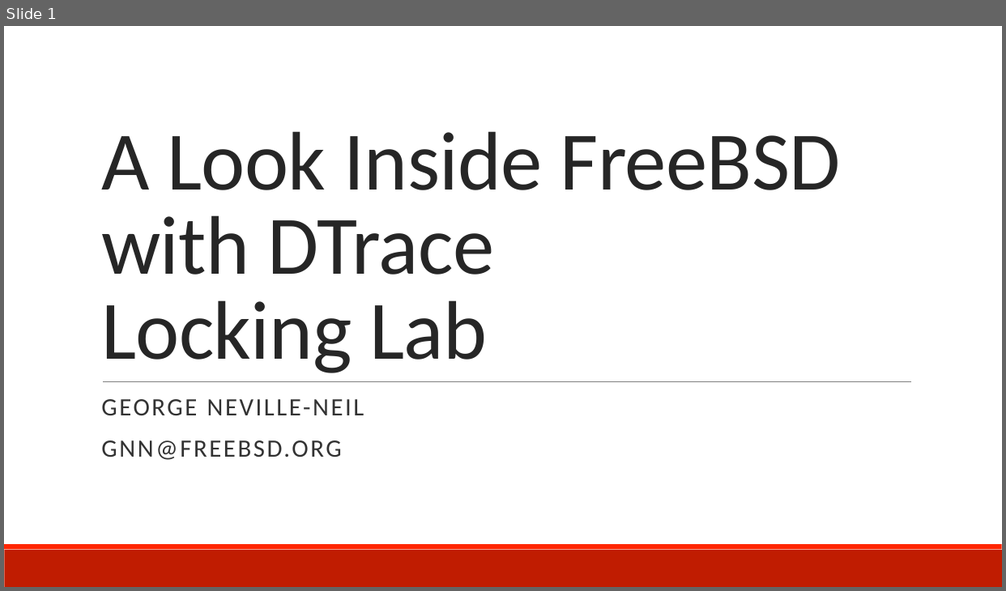
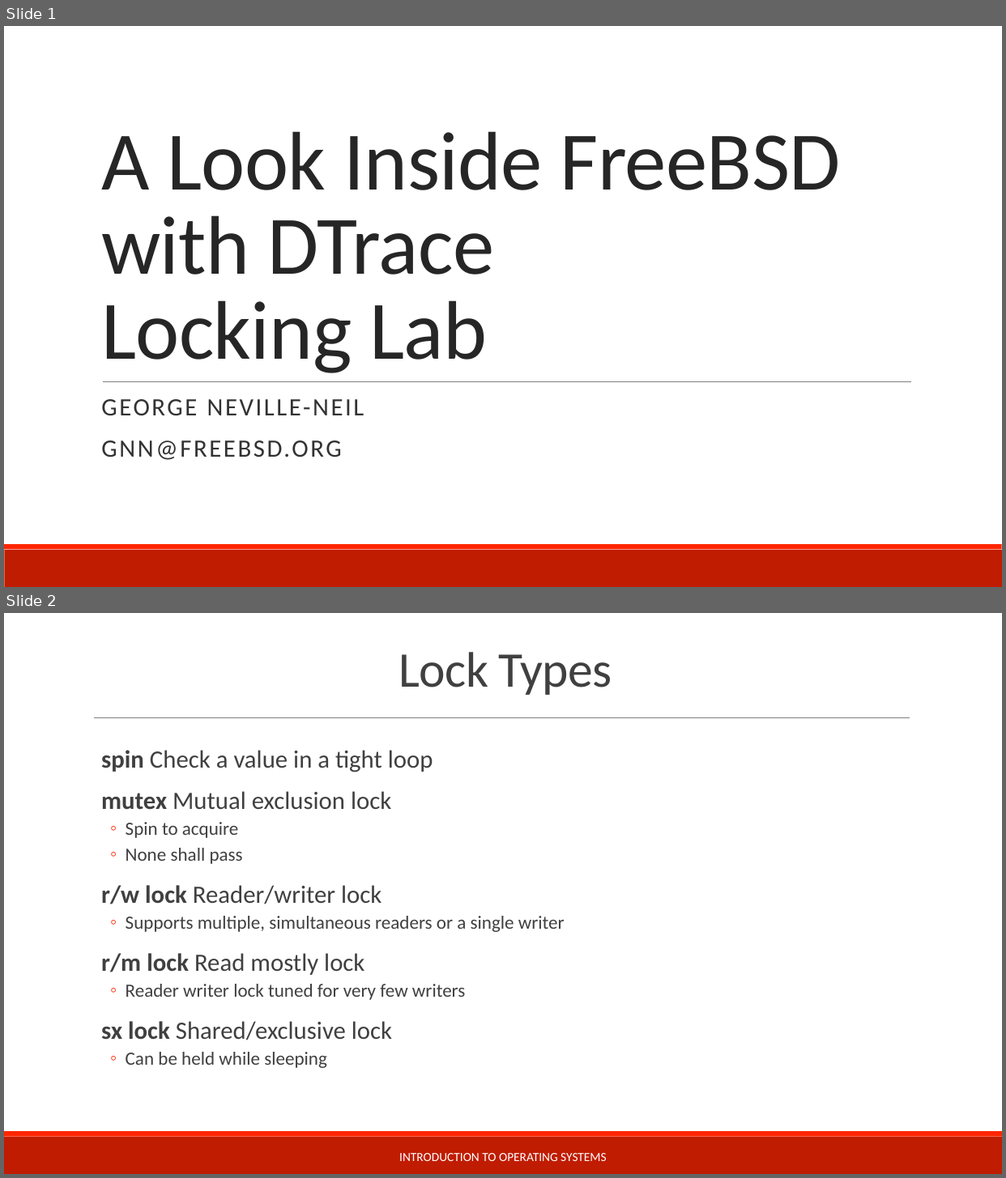
Before and after one commit to teachbsd/course, a slide deck: undergraduate/labs/locking.pptx. Shown one above the other, each under a label of ours: slide 1 before the commit, slides 1 and 2 after it. The pictures are 1006x591 and 1006x1178 pixels, drawn with LibreOffice and Linux fonts; fonts in the diff are those of the drawing; background and template pictures are left out. Boxes give left, top, right and bottom in pixels: in the first picture for what was removed or moved away, otherwise in the second. Text is boxed around its words. In the diff, an @@ line names an element or a change of style, - is before the commit and + after.

```diff
--- a/undergraduate/labs/locking.pptx
+++ b/undergraduate/labs/locking.pptx
@@ slide 2 added at [4,613,1002,1174], background #FFFFFF; not listed: 2 template elements that a slide beside it also shows @@
@@ title added at [399,652,612,695], 48 pt, text #404040 @@
+Lock Types
@@ line added from (94, 717) to (910, 717), #808080 0.5 pt @@
@@ text added at [101,750,565,1068], 18 pt, text #404040 @@
+  spin Check a value in a tight loop
+  mutex Mutual exclusion lock
+  ◦ Spin to acquire
+  ◦ None shall pass
+  r/w lock Reader/writer lock
+  ◦ Supports multiple, simultaneous readers or a single writer
+  r/m lock Read mostly lock
+  ◦ Reader writer lock tuned for very few writers
+  sx lock Shared/exclusive lock
+  ◦ Can be held while sleeping
@@ text added at [399,1153,606,1161], 12 pt, text #FFFFFF @@
+INTRODUCTION TO OPERATING SYSTEMS
```
Also in this commit, not shown: 1 slide changed, 2 other slides added, 4 other files.
